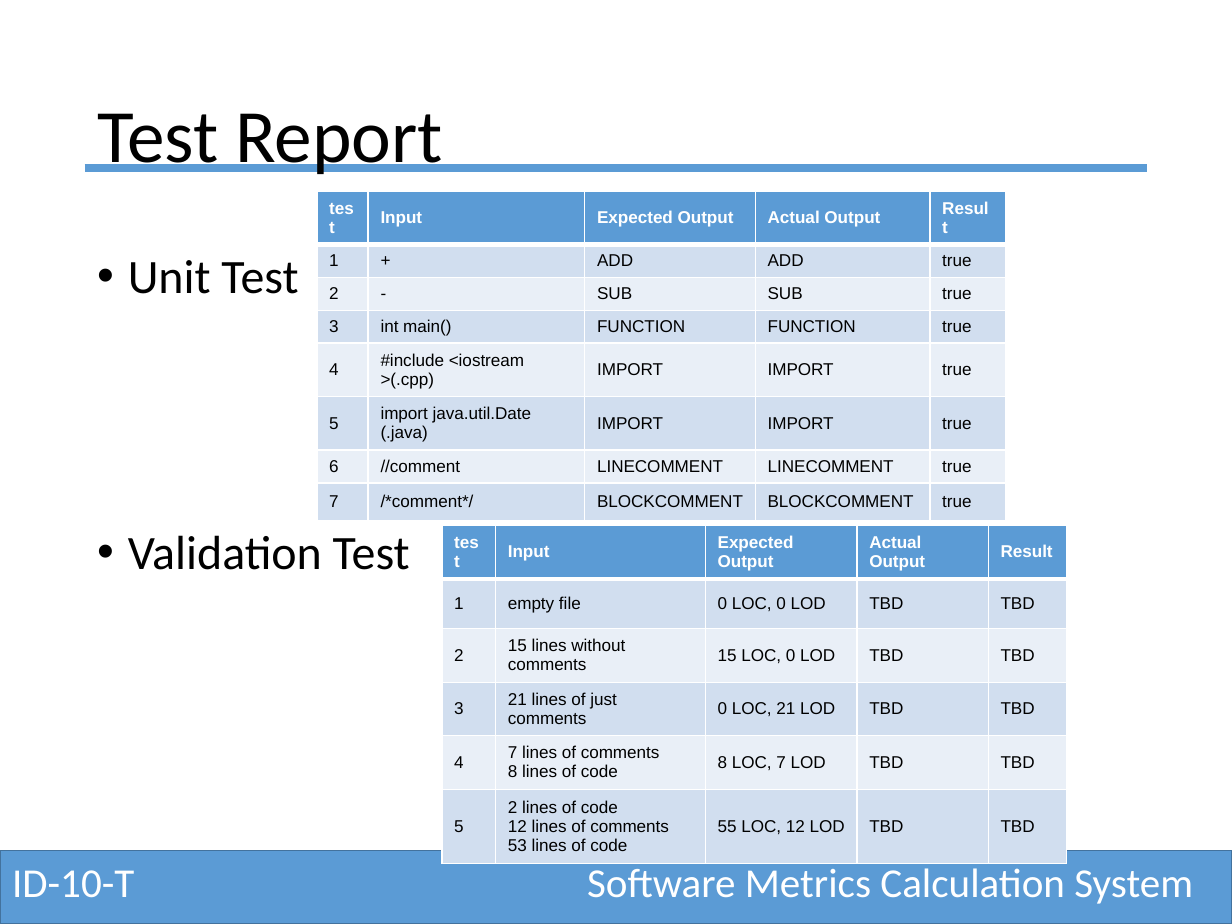
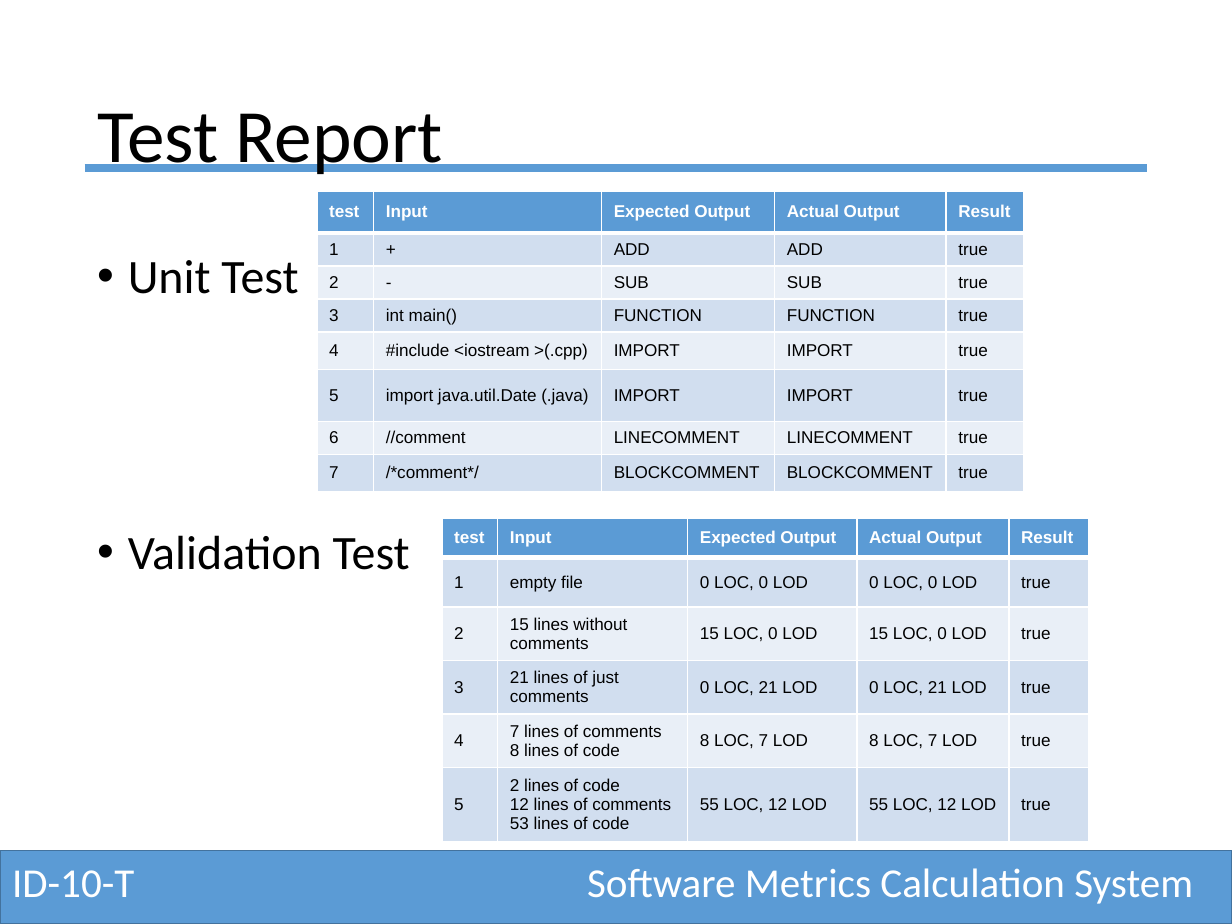
Before and after one commit to csos95/CMPS-4113-Spring-2017, a slide deck: slide 7 of software-engineering-final.pptx. Drawn at 1232x924 pixels with LibreOffice and Linux fonts; fonts in the diff are those of the drawing. Boxes give left, top, right and bottom in pixels: in the first picture for what was removed or moved away, otherwise in the second. Text is boxed around its words. In the diff, an @@ line names an element or a change of style, - is before the commit and + after.

```diff
--- a/software-engineering-final.pptx
+++ b/software-engineering-final.pptx
@@ table: place and size @@
-table at [317, 191, 1007, 574]
+table at [317, 191, 1024, 492]
@@ table at [442, 519, 1088, 841] @@
-row 2, column 4: TBD
+row 2, column 4: 0 LOC, 0 LOD
-row 2, column 5: TBD
+row 2, column 5: true
-row 3, column 4: TBD
+row 3, column 4: 15 LOC, 0 LOD
-row 3, column 5: TBD
+row 3, column 5: true
-row 4, column 4: TBD
+row 4, column 4: 0 LOC, 21 LOD
-row 4, column 5: TBD
+row 4, column 5: true
-row 5, column 4: TBD
+row 5, column 4: 8 LOC, 7 LOD
-row 5, column 5: TBD
+row 5, column 5: true
-row 6, column 4: TBD
+row 6, column 4: 55 LOC, 12 LOD
-row 6, column 5: TBD
+row 6, column 5: true
@@ table: place and size @@
-table at [442, 525, 1068, 855]
+table at [442, 519, 1088, 841]
```
Also in this commit, not shown: 2 other files.
